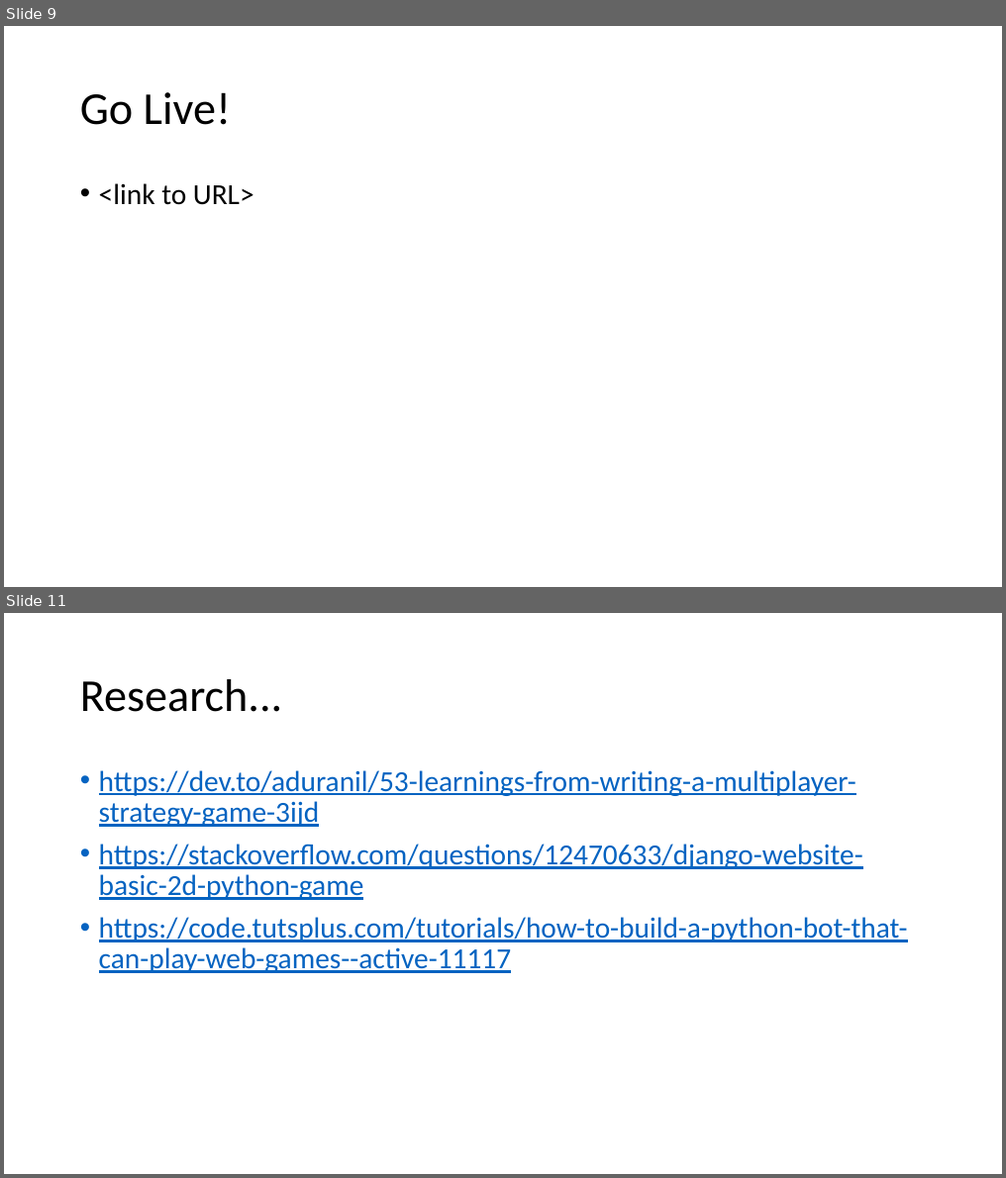
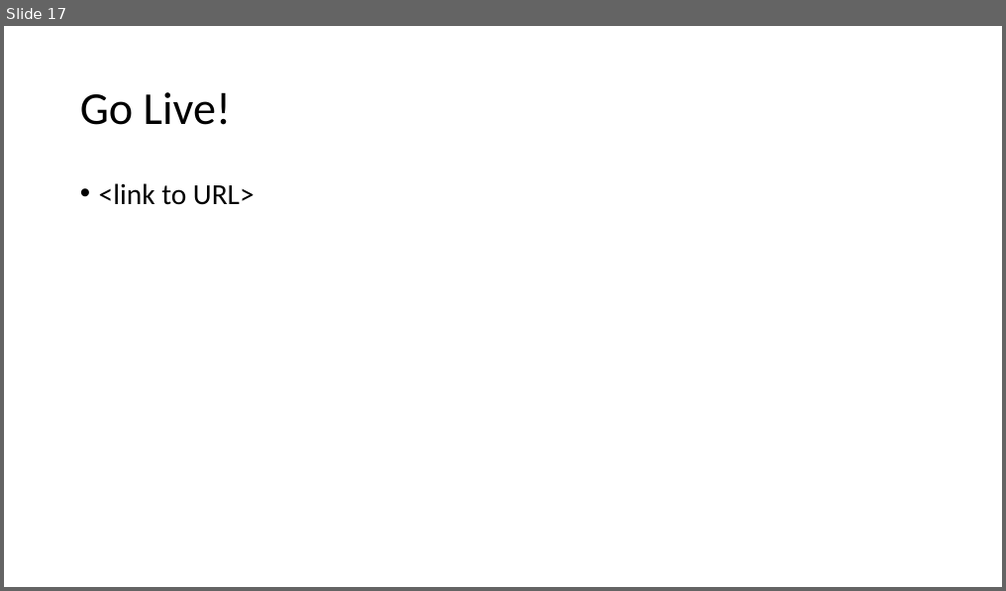
Before and after one commit to cwinsor/django_103_plasticc_and_ux, a slide deck: presentation.pptx. Shown one above the other, each under a label of ours: slides 9 and 11 before the commit, slide 17 after it; the slides between them are not shown. The pictures are 1006x1178 and 1006x591 pixels, drawn with LibreOffice and Linux fonts; fonts in the diff are those of the drawing. Boxes give left, top, right and bottom in pixels: in the first picture for what was removed or moved away, otherwise in the second. Text is boxed around its words. In the diff, an @@ line names an element or a change of style, - is before the commit and + after.

```diff
--- a/presentation.pptx
+++ b/presentation.pptx
@@ slide 11 removed at <box>4,613,1002,1174</box>, background #FFFFFF @@
@@ title removed at <box>80,679,282,712</box> @@
-Research...
@@ text removed at <box>99,770,908,973</box> @@
-• https://dev.to/aduranil/53-learnings-from-writing-a-multiplayer-strategy-game-3ijd
-• https://stackoverflow.com/questions/12470633/django-website-basic-2d-python-game
-• https://code.tutsplus.com/tutorials/how-to-build-a-python-bot-that-can-play-web-games--active-11117
@@ what was slide 9 is now slide 17 @@
```
Also in this commit, not shown: 3 slides changed, 9 slides added, 1 other slide removed, 5 other files.
